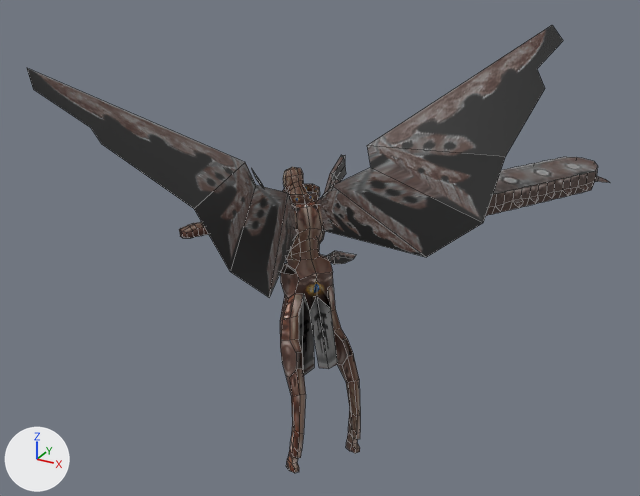
What one commit did to the FBX model Assets/CHILD Assets/CHILD Chainsaw Angel.fbx.
One viewpoint serves both versions: a camera (50 mm lens) standing at (20.2, -36.0, 45.5) and looking at (-0.1, 1.0, 27.0). Arrows for +X, +Y and +Z are at lower left; the lights stay in place. Mesh edges are drawn as thin lines. Where no turn or scale is listed for an object, it has been applied to the vertices.
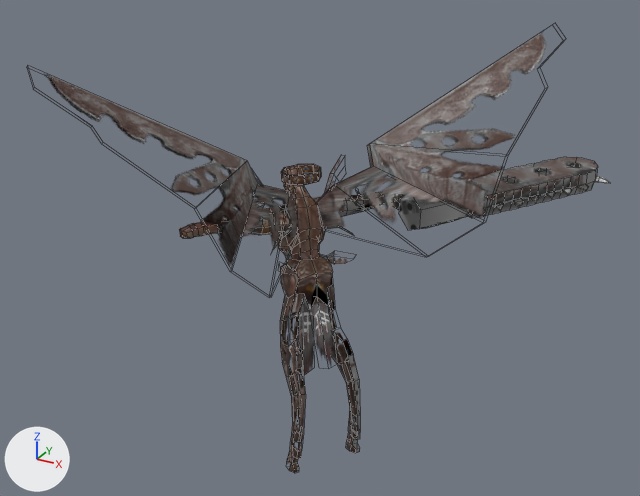
The change, as JSON lines over the scene's bpy script:
```json
{"op": "add", "block": "img_bronzeenemytextures_transparent_png", "code": ["img_bronzeenemytextures_transparent_png = load_image('BronzeEnemyTextures Transparent.png', 'BronzeEnemyTextures Transparent.png', 1022, 1022, 'sRGB')"]}
{"op": "set", "path": "mat_body_textures.texture", "old": "img_enemy_textures_blood_tears_b_png", "new": "img_bronzeenemytextures_transparent_png", "note": "not seen -> with its transparency"}
{"block": "me_cube_002", "where": "# used by ob_cube_002; location = (-0.61, 0.23, 26.92)"}
{"op": "remove", "block": "me_cube_002", "code": "me_cube_002.from_pydata(...)  # 24 vertices, 8 faces; spans x -5.5..9.5, y -12.3..11.1, z 0.0..11.2"}
{"op": "add", "block": "me_cube_002", "code": "me_cube_002.from_pydata(...)  # 48 vertices, 40 faces; spans x -5.5..9.6, y -12.4..11.1, z 0.0..11.3"}
{"block": "me_cube_002", "change": "me_cube_002 part 2"}
{"block": "me_cube_002", "change": "24 vertices are added at x -5.4..9.6, y -12.4..11.0, z 0.2..11.3"}
{"block": "me_cube_002", "change": "32 new faces join them"}
{"block": "me_cube_002", "change": "me_cube_002 part 3: 5 kept faces spanning x -1.5..8.2, y -9.0..3.6, z 0.0..5.5 get new texture (UV) coordinates"}
{"block": "me_cube", "where": "# used by ob_cube; location = (-0.61, 0.23, 26.92)"}
{"op": "remove", "block": "me_cube", "code": "me_cube.from_pydata(...)  # 692 vertices, 555 faces; spans x -4.0..12.0, y -5.3..16.8, z -11.3..4.8"}
{"op": "add", "block": "me_cube", "code": "me_cube.from_pydata(...)  # 801 vertices, 680 faces; spans x -4.0..12.0, y -5.3..16.8, z -11.3..4.8"}
{"block": "me_cube", "change": "me_cube part 4: 91 vertices added at x 3.0..12.0, y 5.5..16.8, z 0.5..2.9"}
{"block": "me_cube", "change": "me_cube part 5: 3 vertices moved from x -1.5..0.7, y 1.0..1.4, z 2.5..3.0 to x -1.5..0.7, y 1.0..1.5, z 2.6..3.0; 18 vertices added at x -1.6..-1.0, y 0.5..1.3, z 2.8..3.3"}
{"block": "me_cube", "change": "me_cube part 6: 488 kept faces spanning x -4.0..11.2, y -5.3..16.8, z -11.3..4.8 get new texture (UV) coordinates"}
{"block": "me_cube", "change": "me_cube part 7: 15 faces spanning x 4.3..11.1, y 6.6..16.8, z 1.1..1.6 switch from mat_body_textures (picture img_enemy_textures_blood_tears_b_png) to mat_material (white #e7e7e7)"}
{"block": "me_plane_001", "where": "# used by ob_plane_001; location = (-0.87, 0.4, 30.05)"}
{"op": "remove", "block": "me_plane_001", "code": "me_plane_001.from_pydata(...)  # 16 vertices, 8 faces; spans x -0.98..0.98, y -0.98..0.98, z -0.31..0.31"}
{"op": "add", "block": "me_plane_001", "code": "me_plane_001.from_pydata(...)  # 32 vertices, 32 faces; spans x -1.05..1.05, y -1.04..1.04, z -0.33..0.33"}
{"block": "me_plane_001", "change": "me_plane_001 part 1"}
{"block": "me_plane_001", "change": "16 vertices are added at x -1.05..1.05, y -1.04..1.04, z -0.33..0.33"}
{"block": "me_plane_001", "change": "24 new faces join them"}
{"op": "set", "path": "ob_plane_001.location", "old": "(-0.87, 0.4, 30.05)", "new": "(-0.88, 0.44, 31.07)"}
```

Where the change shows, as pixel boxes [x1, y1, x2, y2] in the pictures (640 x 496 px):
```json
{"object": "Cube.002", "change": "surface changed, reshaped", "before": [27, 25, 563, 297], "after": [45, 31, 546, 265]}
{"object": "Cube", "change": "surface changed, reshaped", "before": [179, 155, 610, 473], "after": [179, 157, 610, 473]}
{"object": "Plane.001", "change": "reshaped, moved", "before": [283, 184, 320, 204], "after": [281, 164, 321, 185], "on screen": "8% wider"}
{"part": 1, "of": "me_plane_001", "change": "added", "after": [281, 164, 321, 185], "on screen": "brown"}
{"part": 2, "of": "me_cube_002", "change": "added", "after": [45, 31, 546, 264]}
{"part": 3, "of": "me_cube_002", "change": "surface changed", "before": [194, 162, 483, 297], "after": [201, 176, 440, 265]}
{"part": 4, "of": "me_cube", "change": "added", "after": [483, 181, 609, 212]}
{"part": 5, "of": "me_cube", "change": "built on", "before": [315, 199, 323, 227], "after": [283, 182, 322, 227]}
{"part": 6, "of": "me_cube", "change": "surface changed", "before": [180, 167, 597, 473], "after": [180, 167, 597, 473]}
{"part": 7, "of": "me_cube", "change": "recoloured", "before": [496, 185, 588, 212], "after": [564, 188, 571, 194]}
```
